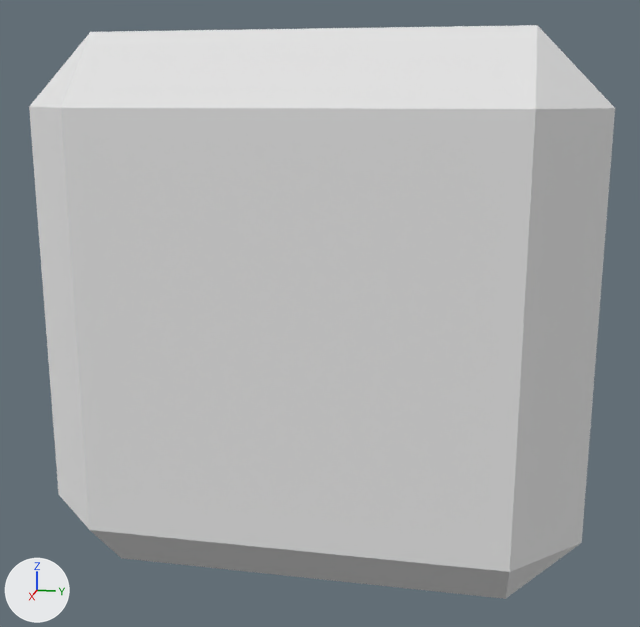
Two versions of the OBJ model DirectXGame/Resources/Player003/Player003.obj, one commit apart.
One viewpoint serves both versions: a 50 mm lens placed at (1.931, 0.338, 0.407), pointed at (0.026, -0.043, -0.069). The lights are fixed; the arrows at lower left show +X, +Y and +Z. The picture after the commit comes second. Where no turn or scale is listed for an object, it has been applied to the vertices.

Before the edit, the objects in view are built like this:
```python
me_cube = bpy.data.meshes.new('Cube')
me_cube.from_pydata(...)  # 24 vertices, 26 faces; spans x -0.517..0.517, y -0.517..0.517, z -0.517..0.517
me_cube.materials.append(mat_material)  # white #e7e7e7
ob_cube = bpy.data.objects.new('Cube', me_cube)
ob_cube.location = (0.0, 0.0, 0.0)
```
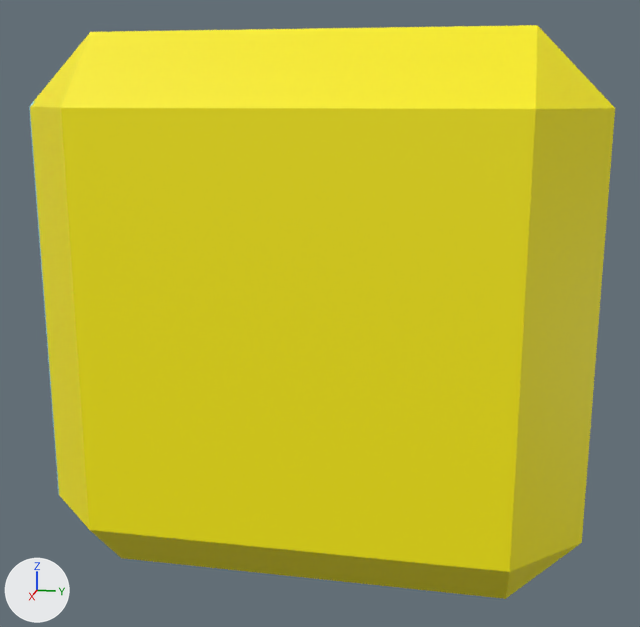
The change in detail:
Picture 'Player003.png' (img_player003_png) is new.
Material 'Material.001' (mat_material_001) is new.
Its texture is img_player003_png.
me_cube has 24 vertices, 26 faces and spans x -0.517..0.517, y -0.517..0.517, z -0.517..0.517.
me_cube no longer uses material mat_material (white #e7e7e7).
me_cube gains material mat_material_001 (picture img_player003_png).

Location of each change, [x1, y1, x2, y2] in pixels of the pictures (640 x 627 px):
'Cube', recoloured (white to yellow)
    both: [29, 25, 615, 599]
